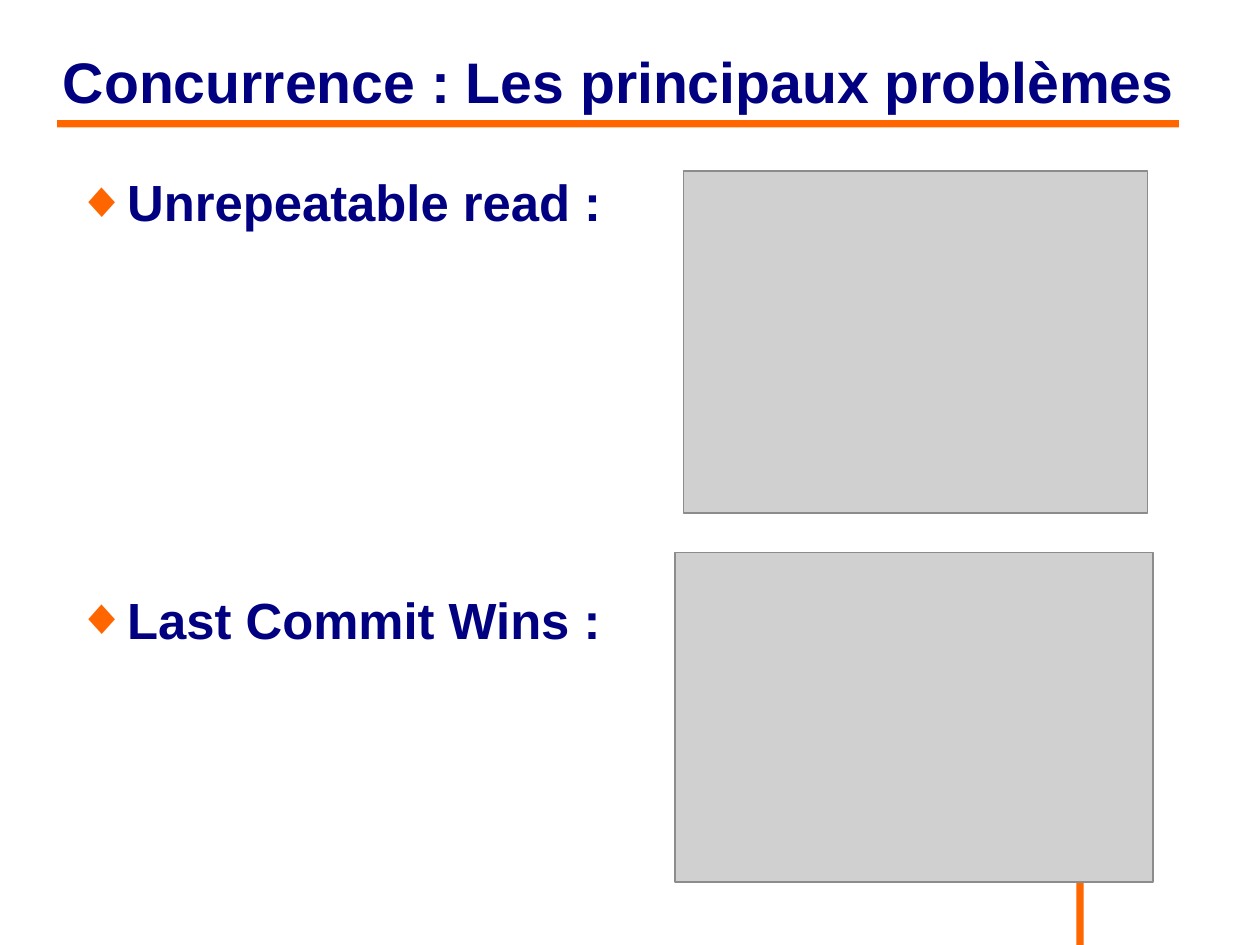
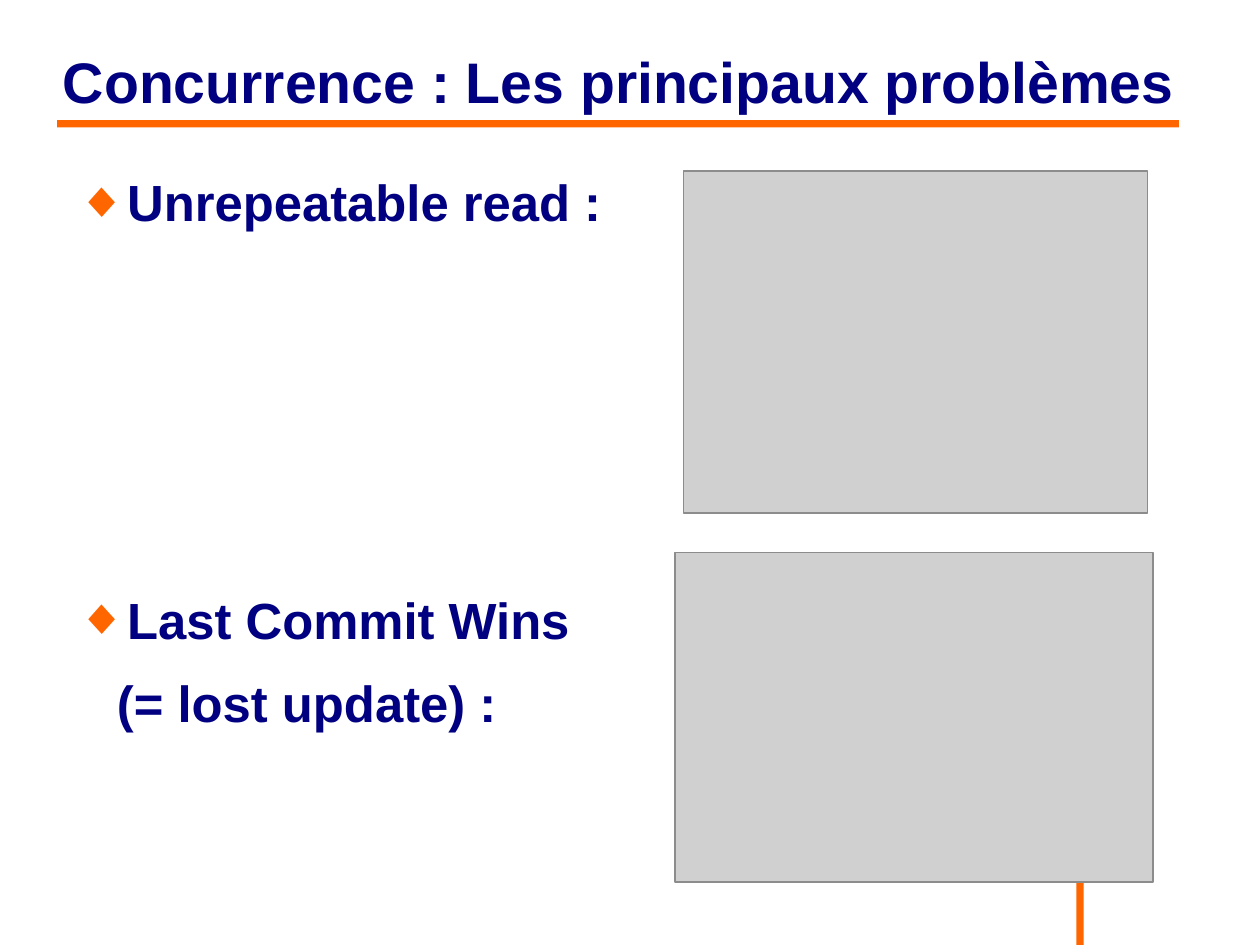
Before and after one commit to philphils/formation-hibernate-avancee, a slide deck: slide 87 of Documentation/diapo_formation_hibernate_avancee.odp (slide 88 before the commit). Drawn at 1260x945 pixels with LibreOffice and Linux fonts; fonts in the diff are those of the drawing; grey boxes stand for pictures; background and template pictures are left out. Boxes give left, top, right and bottom in pixels: in the first picture for what was removed or moved away, otherwise in the second. Text is boxed around its words. In the diff, an @@ line names an element or a change of style, - is before the commit and + after.

```diff
--- a/Documentation/diapo_formation_hibernate_avancee.odp
+++ b/Documentation/diapo_formation_hibernate_avancee.odp
@@ text at bbox=[127, 602, 570, 733]: text changed @@
-◆ Last Commit Wins :
+◆ Last Commit Wins
+(= lost update) :
```
Also in this commit, not shown: 7 other slides changed, 9 slides added, 1 other file.
